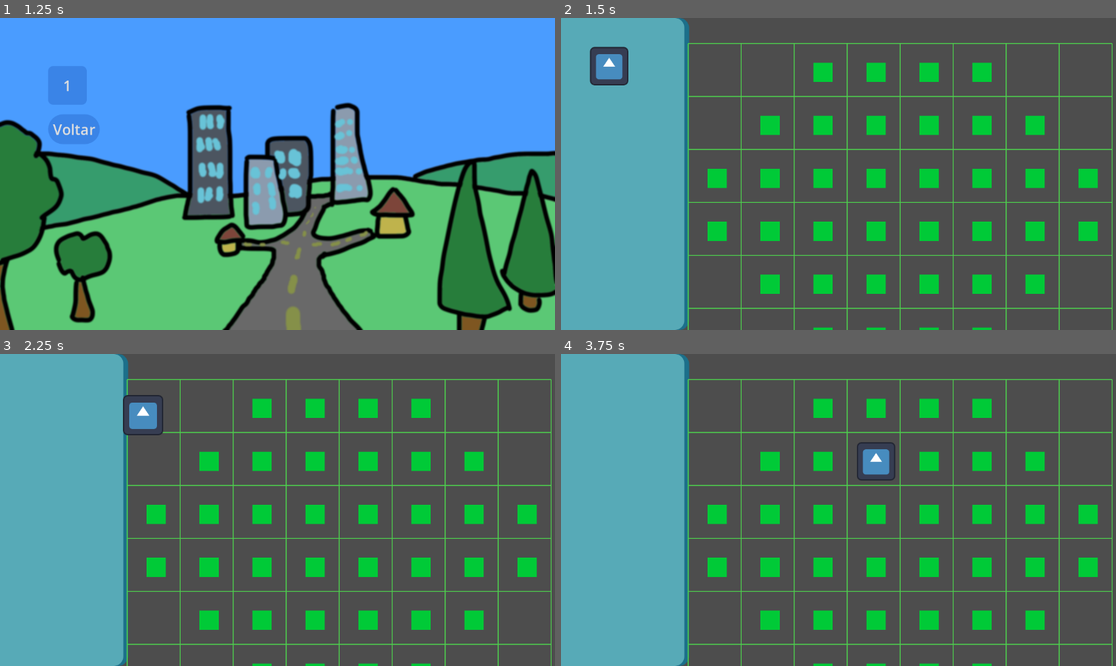
Above: before the commit, frames 1-4 (two rows, left to right).
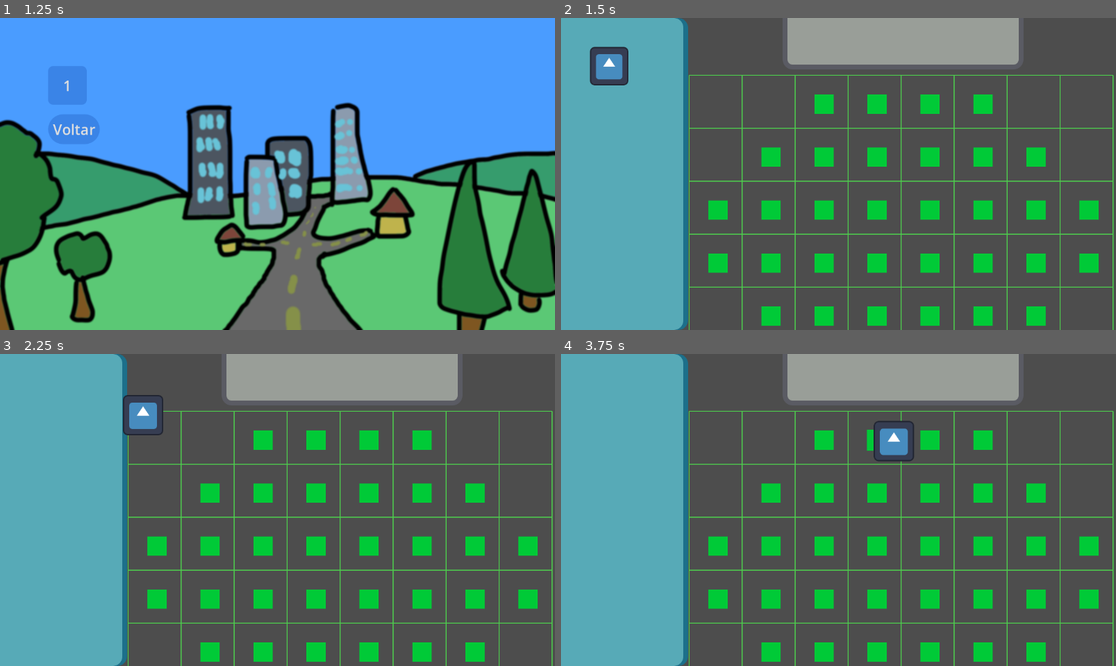
Above: after the commit, the same moments.

Repository: Thales3006/urban-flow
Game: Godot game, scene res://scenes/main_menu.tscn
The game is run twice, just before and just after one commit, with the same random seed, the same clock (stepped at 60 frames per second) and the same inputs. The engine's default icon, where the game draws it, is replaced by a stand-in: a white triangle on a blue panel in a dark square.
Inputs (mouse positions are in pixels of both pictures, inside the frame that each line leads up to):
- Up to frame 1 (1.25 s): click (277, 161) at 0.5 s
- Up to frame 2 (1.5 s): click "1" at 1.25 s
- Up to frame 3 (2.25 s): tap Enter at 2 s; drag from (49, 400) to (333, 441) at 2.02 s
- Up to frame 4 (3.75 s): drag from (727, 525) to (877, 460) at 2.77 s; tap Space at 3.5 s; move the mouse to (894, 441) at 3.52 s; click (894, 441) at 3.67 s

Frame 1 is identical in both runs. In frame 2, 26% of the frame differs, in the area x 20-100%, y 0-100%; in frame 3, 26%; in frame 4, 27%.

Commit message:
feat: UI change in level

Diff:
--- a/scenes/level_scene/level.tscn
+++ b/scenes/level_scene/level.tscn
@@ -14,6 +14,19 @@
 corner_radius_top_right = 20
 corner_radius_bottom_right = 20
 
+[sub_resource type="StyleBoxFlat" id="StyleBoxFlat_3dm31"]
+content_margin_left = 20.0
+content_margin_top = 20.0
+content_margin_right = 20.0
+content_margin_bottom = 20.0
+bg_color = Color(0.59992963, 0.6210435, 0.59540397, 1)
+border_width_left = 10
+border_width_right = 10
+border_width_bottom = 10
+border_color = Color(0.35428062, 0.35658672, 0.38782108, 1)
+corner_radius_bottom_right = 20
+corner_radius_bottom_left = 20
+
 [node name="Level" type="Control"]
 layout_mode = 3
 anchors_preset = 15
@@ -24,17 +37,38 @@
 mouse_filter = 2
 script = ExtResource("1_3dm31")
 
-[node name="Panel" type="Panel" parent="."]
+[node name="HBoxContainer" type="HBoxContainer" parent="."]
 layout_mode = 1
 anchors_preset = 15
 anchor_right = 1.0
 anchor_bottom = 1.0
-offset_right = -886.0
 grow_horizontal = 2
 grow_vertical = 2
+
+[node name="Panel" type="Panel" parent="HBoxContainer"]
+layout_mode = 2
+size_flags_horizontal = 3
+size_flags_stretch_ratio = 0.3
 mouse_filter = 2
 theme_override_styles/panel = SubResource("StyleBoxFlat_7u6i3")
 
-[node name="Grid" type="Node2D" parent="."]
-position = Vector2(314, 103)
+[node name="VBoxContainer" type="VBoxContainer" parent="HBoxContainer"]
+layout_mode = 2
+size_flags_horizontal = 3
+
+[node name="Panel" type="Panel" parent="HBoxContainer/VBoxContainer"]
+custom_minimum_size = Vector2(500, 0)
+layout_mode = 2
+size_flags_horizontal = 4
+size_flags_vertical = 3
+size_flags_stretch_ratio = 0.2
+mouse_filter = 2
+theme_override_styles/panel = SubResource("StyleBoxFlat_3dm31")
+
+[node name="CenterContainer" type="CenterContainer" parent="HBoxContainer/VBoxContainer"]
+layout_mode = 2
+size_flags_vertical = 3
+
+[node name="Grid" type="Node2D" parent="HBoxContainer/VBoxContainer/CenterContainer"]
+position = Vector2(48, 58)
 script = ExtResource("2_ojrb8")
Not shown: 1 places in scenes/level_scene/level.tscn that only renumber resources
